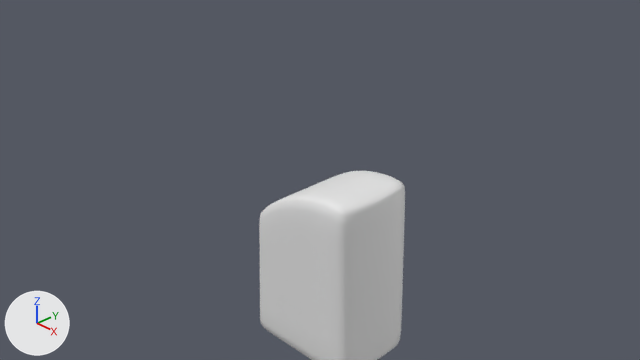
Two versions of the Blender file spray.blend, one commit apart.
Rendered twice from the file's camera 'Camera'. Every picture has the same lights, and +X, +Y and +Z are marked at lower left.

The first picture shows 'body'.
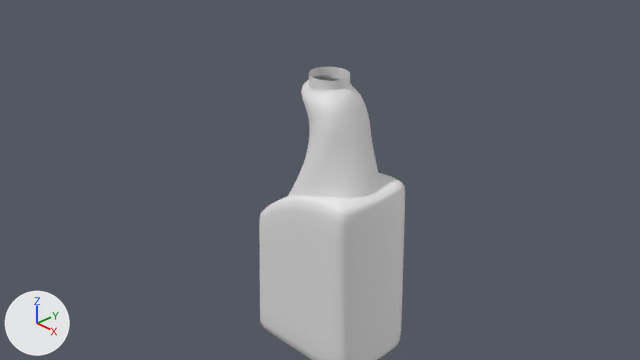
Commit message: neck
model neck

Where the change shows, as pixel boxes [x1, y1, x2, y2] in the pictures (640 x 360 px):
'neck', added: after [288, 67, 380, 198]

The change, as a diff of the scene's bpy script:
```diff
--- a/spray.blend.py
+++ b/spray.blend.py
@@ me_cylinder @@
+me_cylinder.from_pydata(...)  # 176 vertices, 161 faces; spans x -0.86..0.79, y -0.71..0.71, z -2.11..0.01
+me_cylinder.polygons.foreach_set('use_smooth', [True] * 161)
@@ ob_neck @@
+ob_neck = bpy.data.objects.new('neck', me_cylinder)
+ob_neck.location = (0.176, 0.0, 1.397)
+ob_neck.scale = (1.0, 0.8, 1.0)
+_m = ob_neck.modifiers.new('Subdivision', 'SUBSURF')
+_m.levels = 2
```
